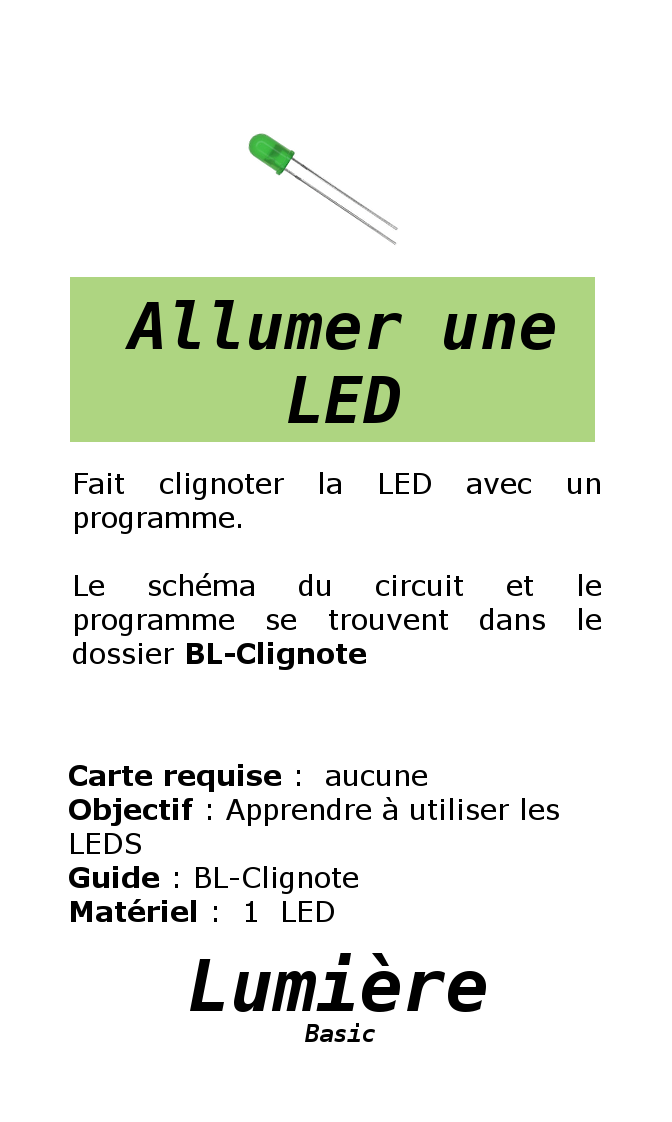
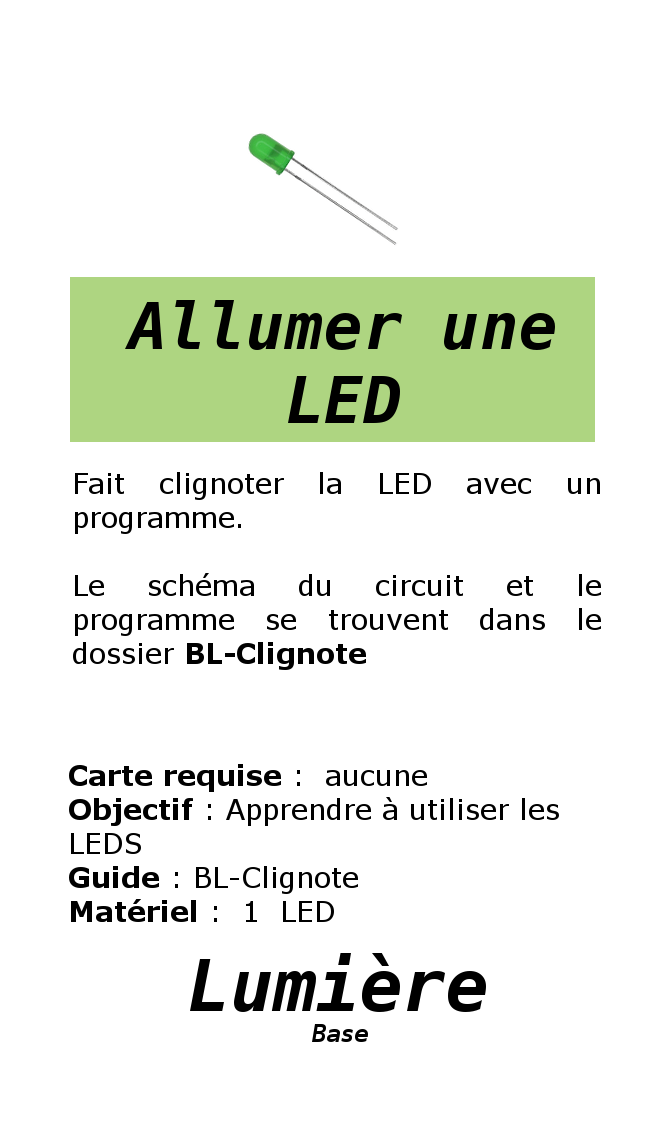
Layer changes from the first 672×1122 image to the second:
painted on "Niveau" over <box>305,1023,375,1042</box>
